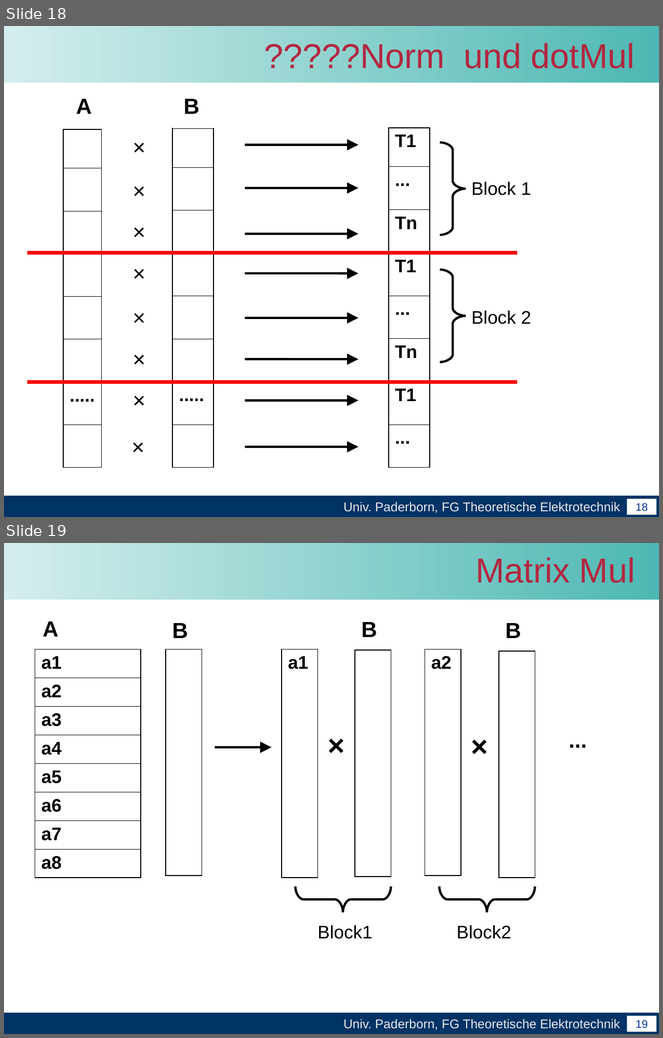
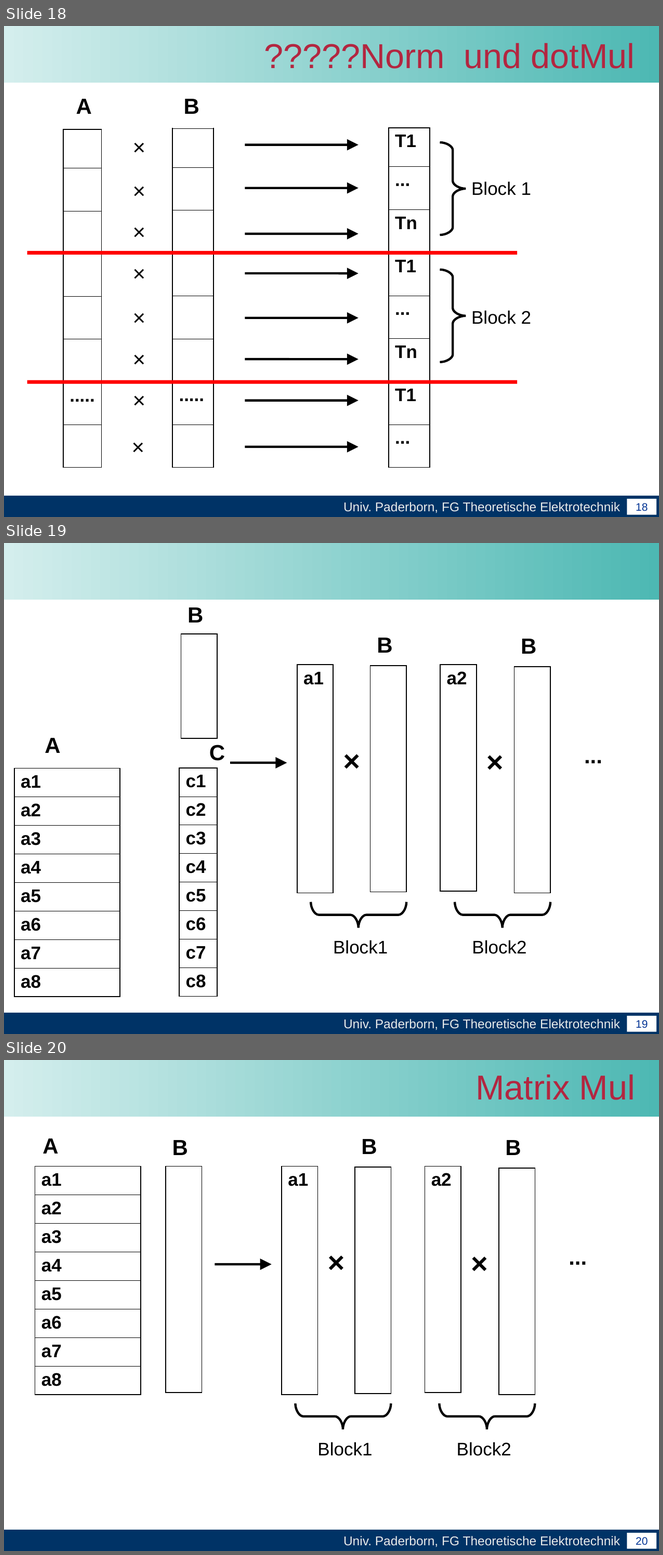
Before and after one commit to unconditional/projektarbeitcuda, a slide deck: Vortrag/Zwischenvortrag der Projektarbeit CUDA(xby).ppt. Shown one above the other, each under a label of ours: slides 18 and 19 before the commit, slides 18, 19 and 20 after it. The pictures are 663x1038 and 663x1555 pixels, drawn with LibreOffice and Linux fonts; fonts in the diff are those of the drawing; background and template pictures are left out. Boxes give left, top, right and bottom in pixels: in the first picture for what was removed or moved away, otherwise in the second. Text is boxed around its words. In the diff, an @@ line names an element or a change of style, - is before the commit and + after.

```diff
--- a/Vortrag/Zwischenvortrag der Projektarbeit CUDA(xby).ppt
+++ b/Vortrag/Zwischenvortrag der Projektarbeit CUDA(xby).ppt
@@ slide 19 added at [4, 543, 659, 1034], background #FFFFFF; not listed: 4 template elements that a slide beside it also shows @@
@@ text added at [188, 607, 203, 623], 24 pt, text #000000, bold @@
+B
@@ table added at [181, 634, 217, 739], 1 rows, 1 columns @@
+
@@ text added at [377, 638, 392, 653], 24 pt, text #000000, bold @@
+B
@@ text added at [521, 639, 536, 654], 24 pt, text #000000, bold @@
+B
@@ table added at [297, 665, 333, 893], 1 rows, 1 columns @@
+a1
@@ table added at [370, 666, 406, 892], 1 rows, 1 columns @@
+
@@ table added at [440, 665, 476, 891], 1 rows, 1 columns @@
+a2
@@ table added at [515, 667, 551, 893], 1 rows, 1 columns @@
+
@@ text added at [45, 738, 60, 753], 24 pt, text #000000, bold @@
+A
@@ text added at [209, 745, 225, 761], 24 pt, text #000000, bold @@
+C
@@ text added at [337, 739, 367, 781], 32 pt, text #000000, bold @@
+×
@@ text added at [480, 740, 510, 782], 32 pt, text #000000, bold @@
+×
@@ text added at [578, 738, 609, 771], 24 pt, text #000000, bold @@
+...
@@ table added at [14, 768, 120, 995], 8 rows, 1 columns @@
+a1
+a2
+a3
+a4
+a5
+a6
+a7
+a8
@@ table added at [180, 768, 218, 995], 8 rows, 1 columns @@
+c1
+c2
+c3
+c4
+c5
+c6
+c7
+c8
@@ arrow added from (230, 763) to (287, 763), #000000 2.49 pt @@
@@ freeform shape added at [311, 902, 406, 928], outline #000000 2.49 pt @@
@@ freeform shape added at [454, 902, 550, 928], outline #000000 2.49 pt @@
@@ text added at [333, 940, 388, 954], 20 pt, text #000000 @@
+Block1
@@ text added at [472, 940, 527, 954], 20 pt, text #000000 @@
+Block2
@@ what was slide 19 is now slide 20 @@
@@ page number at [636, 1537, 648, 1546]: text changed @@
-19
+20
```
Also in this commit, not shown: 1 slide changed.
